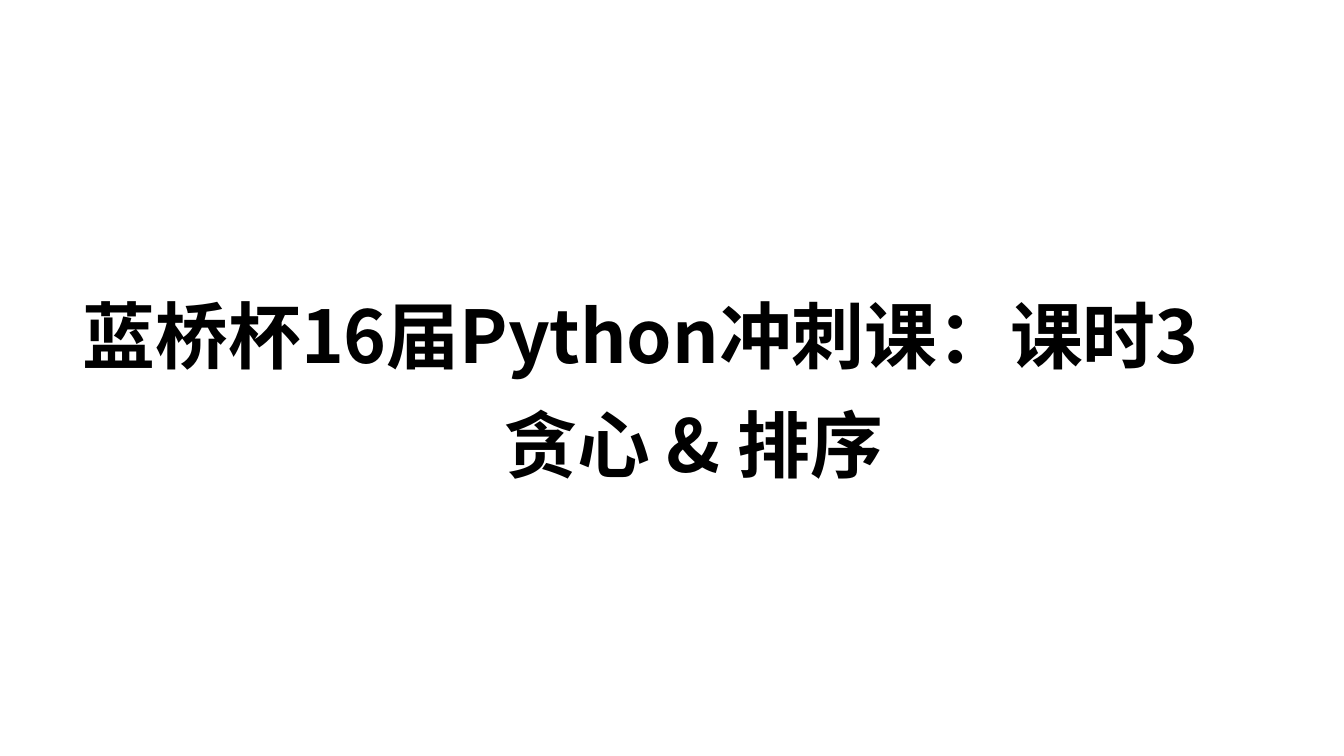
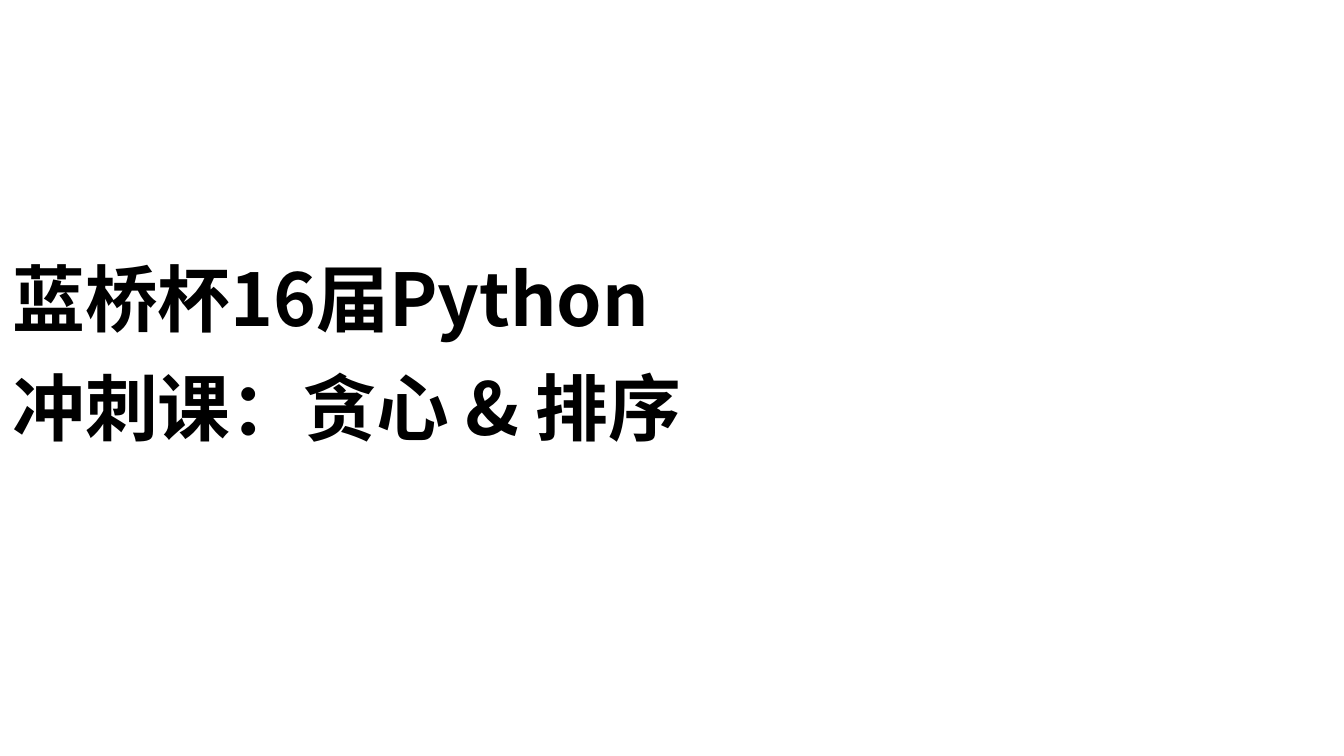
Before and after one commit to TsingPig/CodeRepo, a slide deck: slide 1 of Algorithm/_____保研岛____Python蓝桥杯/蓝桥杯Python冲刺课_课时3 贪心 & 排序/Python 课时3.pptx. Drawn at 1344x756 pixels with LibreOffice and Linux fonts; fonts in the diff are those of the drawing; background and template pictures are left out. Boxes give left, top, right and bottom in pixels: in the first picture for what was removed or moved away, otherwise in the second. Text is boxed around its words. In the diff, an @@ line names an element or a change of style, - is before the commit and + after.

```diff
--- a/Algorithm/_____保研岛____Python蓝桥杯/蓝桥杯Python冲刺课_课时3 贪心 & 排序/Python 课时3.pptx
+++ b/Algorithm/_____保研岛____Python蓝桥杯/蓝桥杯Python冲刺课_课时3 贪心 & 排序/Python 课时3.pptx
@@ text at <box>13,264,681,442</box>: text changed @@
-蓝桥杯16届Python冲刺课：课时3
-贪心 & 排序
+蓝桥杯16届Python冲刺课：贪心 & 排序
```
Also in this commit, not shown: 16 other slides changed, 1 slide added, 1 slide removed, 12 other files.
